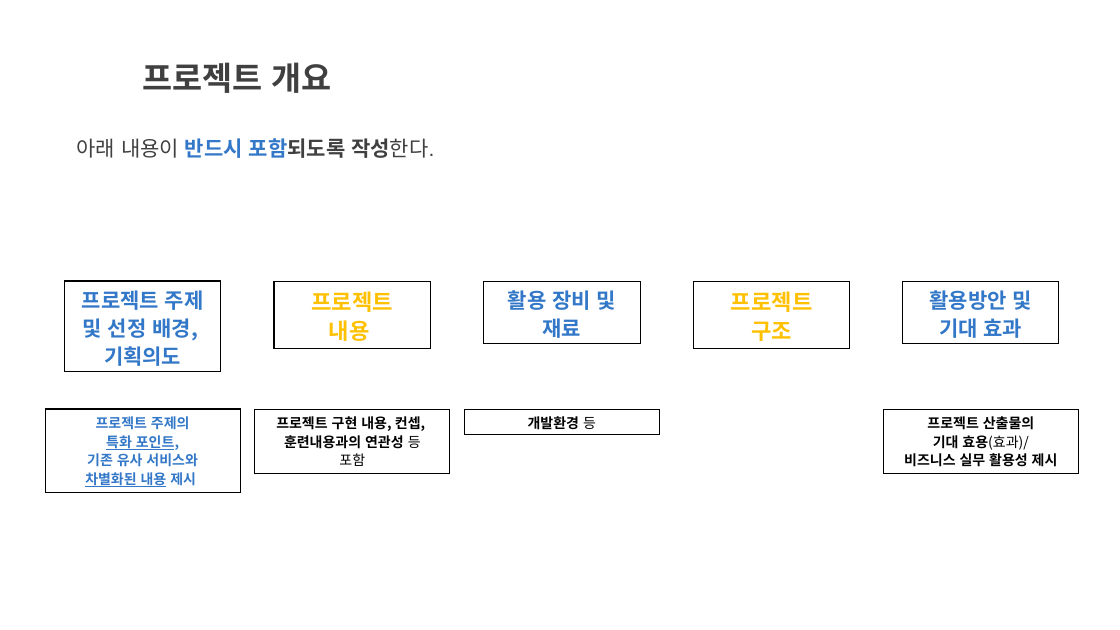
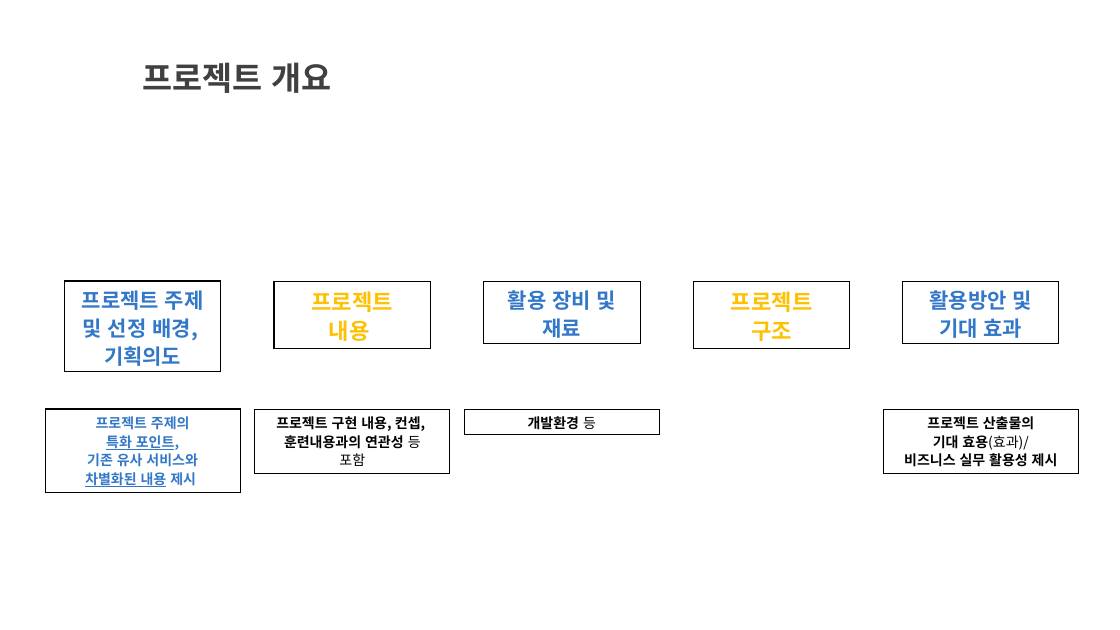
Before and after one commit to green424minee/greenart-HumanCloud, a slide deck: slide 3 of 문서/3_팀_프로젝트_결과보고서.pptx. Drawn at 1120x630 pixels with LibreOffice and Linux fonts; fonts in the diff are those of the drawing. Boxes give left, top, right and bottom in pixels: in the first picture for what was removed or moved away, otherwise in the second. Text is boxed around its words. In the diff, an @@ line names an element or a change of style, - is before the commit and + after.

```diff
--- a/문서/3_팀_프로젝트_결과보고서.pptx
+++ b/문서/3_팀_프로젝트_결과보고서.pptx
@@ text removed at (77, 138, 434, 158) @@
-아래 내용이 반드시 포함되도록 작성한다.
```
Also in this commit, not shown: 5 other slides changed, 1 slide added, 1 slide removed.
